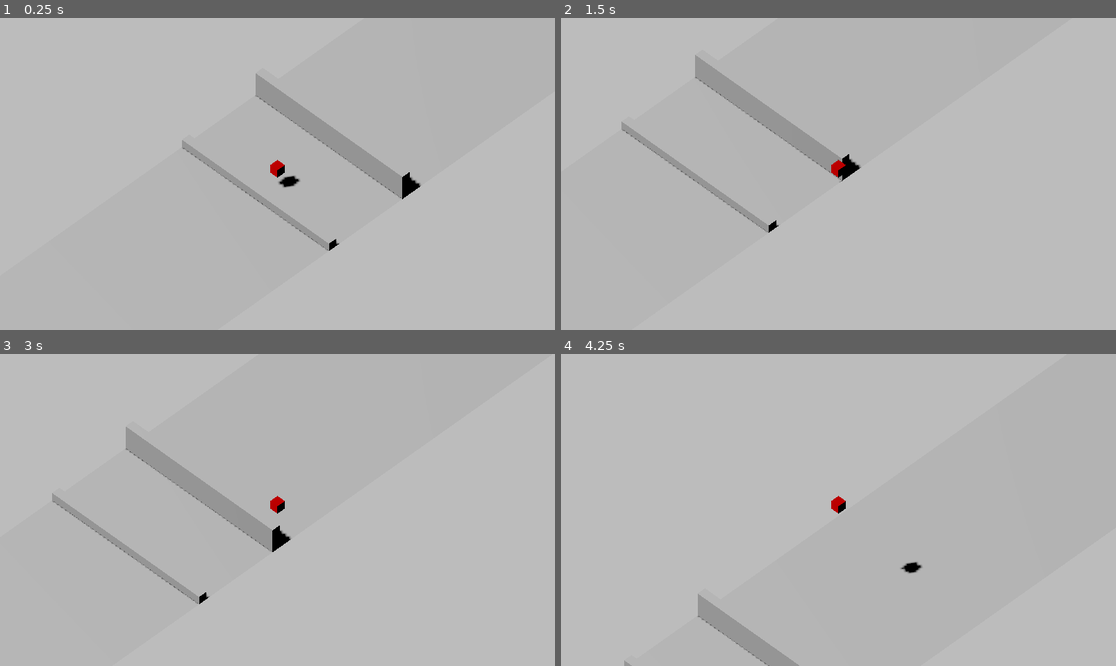
Above: before the commit, frames 1-4 (two rows, left to right).
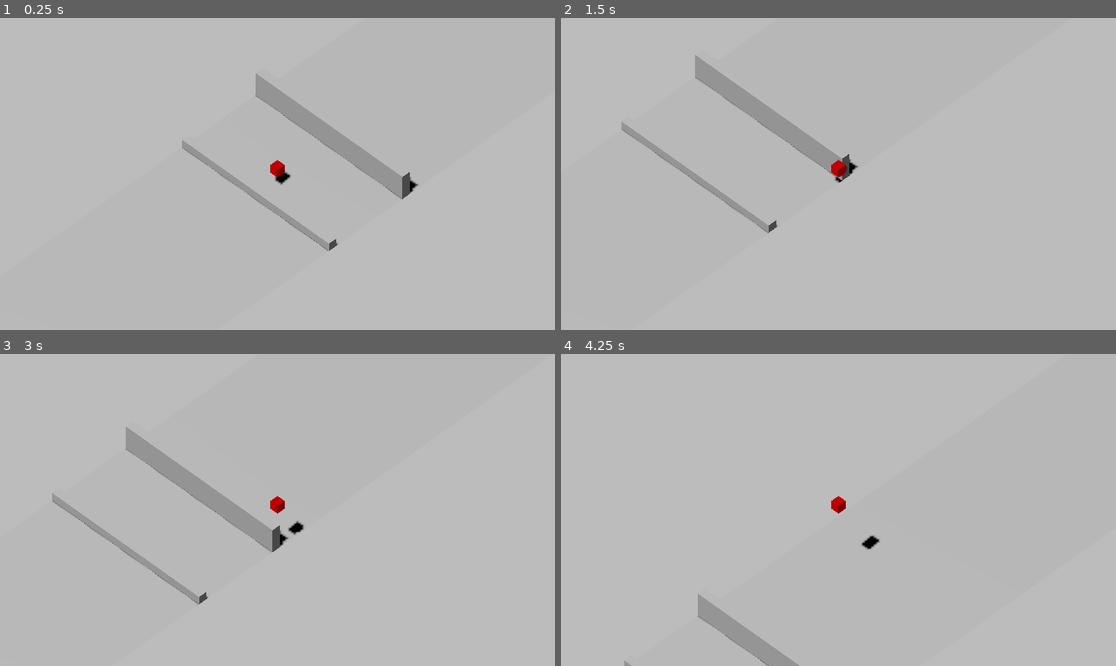
Above: after the commit, the same moments.

Repository: Datoh/OneCloneAMonth-2024-03-Zaxxon
Game: Godot game, scene res://test_3d_iso_scene.tscn
The game is run twice, just before and just after one commit, with the same random seed, the same clock (stepped at 60 frames per second) and the same inputs.
Inputs:
- Up to frame 1 (0.25 s): no input
- Up to frame 2 (1.5 s): hold Right (ui_right) 0.53-1.28 s; hold Down (ui_down) from 1.28 s (still down)
- Up to frame 3 (3 s): tap Enter at 2 s; release Down (ui_down) at 2.03 s; hold Right (ui_right) 2.03-2.78 s; tap Space at 2.75 s; hold Up (ui_up) from 2.78 s (still down)
- Up to frame 4 (4.25 s): release Up (ui_up) at 3.53 s; hold Left (ui_left) from 3.53 s (still down)

The runs differ from the first frame. In frame 1, 0.4% of the frame differs, in the area x 32-76%, y 24-75%; in frame 2, 0.3%; in frame 3, 0.4%; in frame 4, 0.2%.

Commit message:
Fix light direction

Diff:
--- a/test_3d_iso_scene.tscn
+++ b/test_3d_iso_scene.tscn
@@ -95,6 +95,6 @@
 far = 1000.0
 
 [node name="DirectionalLight3D" type="DirectionalLight3D" parent="."]
-transform = Transform3D(-0.544639, 0.669792, -0.504725, 0, 0.601815, 0.798636, 0.838671, 0.434968, -0.327772, -17, 20, -27)
+transform = Transform3D(-0.544639, 0.669792, -0.504725, -0.419335, 0.303703, 0.855525, 0.72631, 0.677601, 0.115459, -17, 20, 0)
 light_energy = 1.2
 shadow_enabled = true
